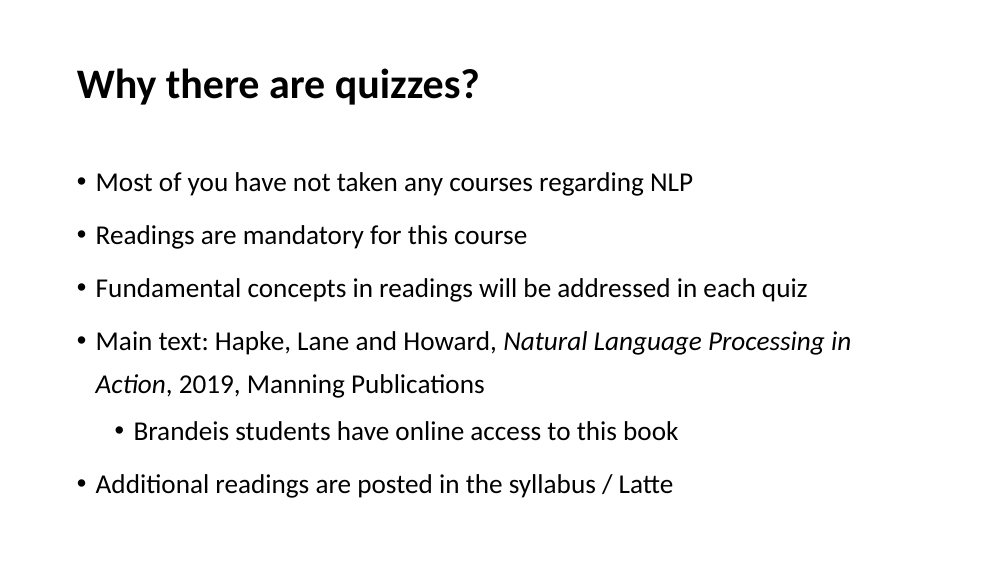
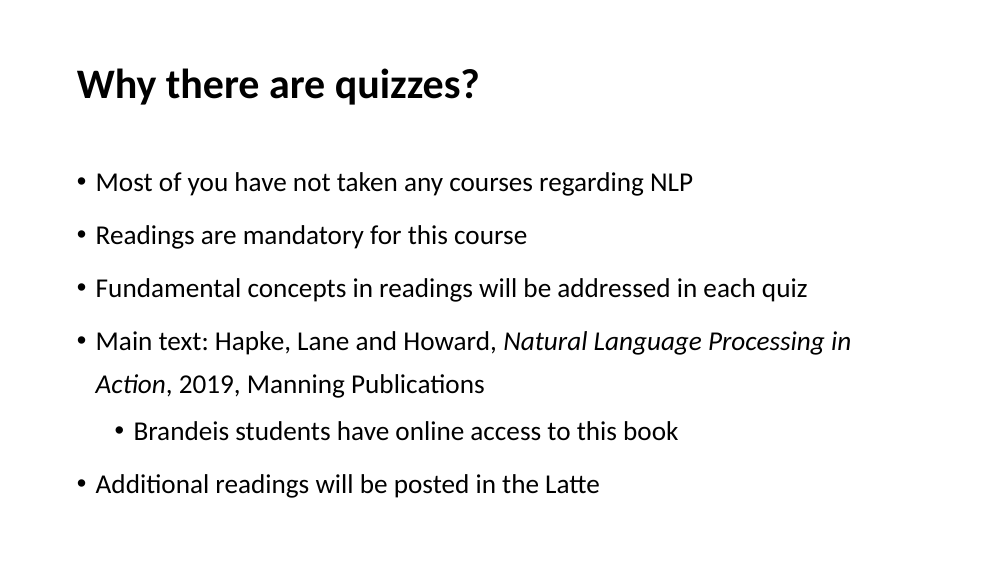
Before and after one commit to YeabinMoonEcon/BUS211, a slide deck: slide 7 of BUS243_NLP/lecture_notes/Lecture1.pptx. Drawn at 1008x567 pixels with LibreOffice and Linux fonts; fonts in the diff are those of the drawing. Boxes give left, top, right and bottom in pixels: in the first picture for what was removed or moved away, otherwise in the second. Text is boxed around its words. In the diff, an @@ line names an element or a change of style, - is before the commit and + after.

```diff
--- a/BUS243_NLP/lecture_notes/Lecture1.pptx
+++ b/BUS243_NLP/lecture_notes/Lecture1.pptx
@@ text at (x1=96, y1=474, x2=600, y2=498): text changed @@
-• Additional readings are posted in the syllabus / Latte
+• Additional readings will be posted in the Latte
```
Also in this commit, not shown: 1 other slide changed, 1 slide removed, 4 other files.
